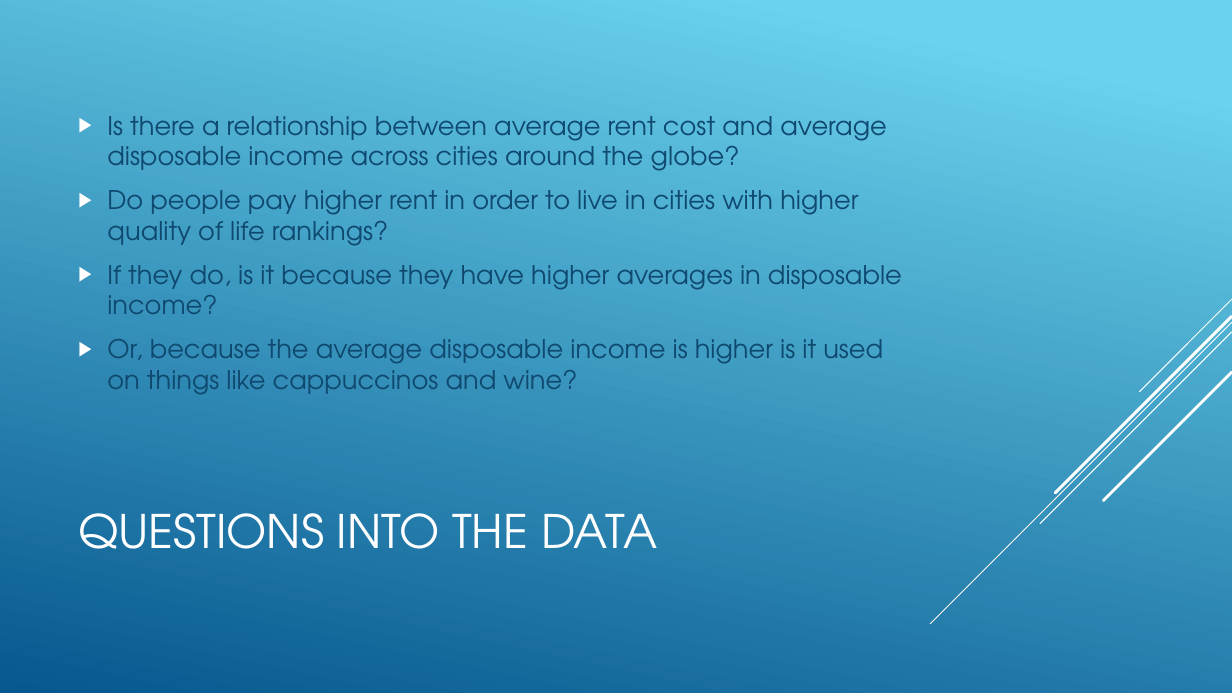
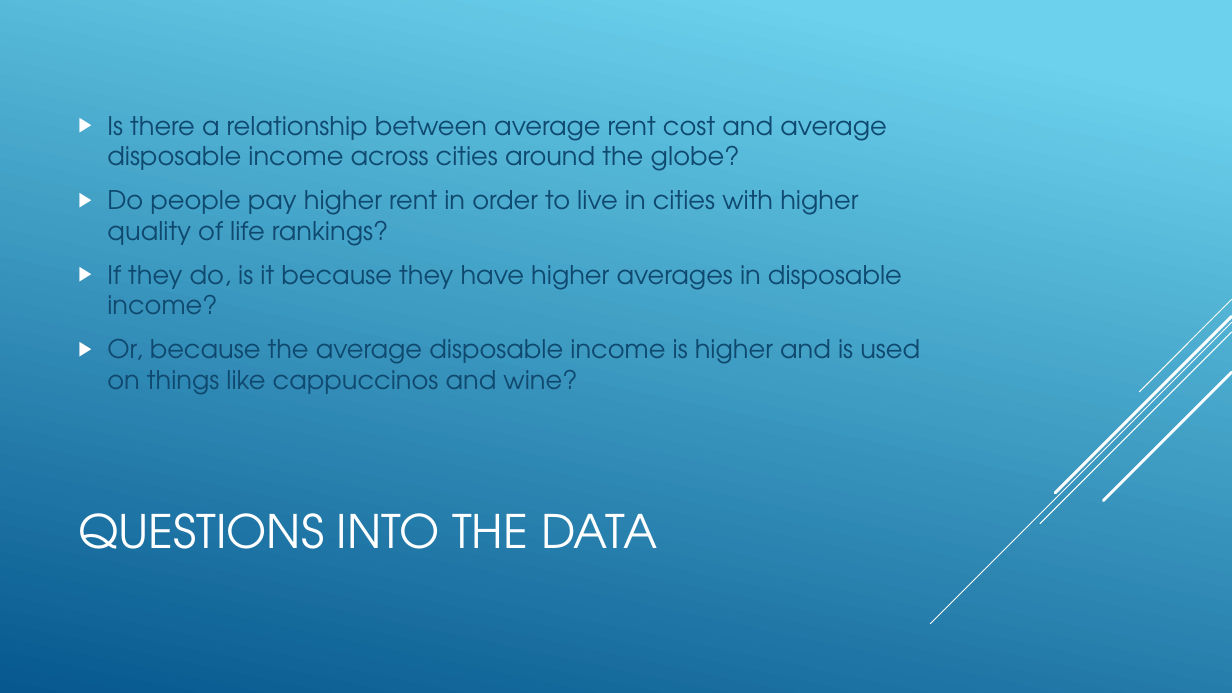
Before and after one commit to JakeGeiser/Project_ETL, a slide deck: slide 10 of ETL_Project.pptx. Drawn at 1232x693 pixels with LibreOffice and Linux fonts; fonts in the diff are those of the drawing. Boxes give left, top, right and bottom in pixels: in the first picture for what was removed or moved away, otherwise in the second. Text is boxed around its words. In the diff, an @@ line names an element or a change of style, - is before the commit and + after.

Commit message:
Uploaded an updated version

```diff
--- a/ETL_Project.pptx
+++ b/ETL_Project.pptx
@@ text at <box>107,339,920,394</box>: text changed @@
-▶ Or, because the average disposable income is higher is it used on things like cappuccinos and wine?
+▶ Or, because the average disposable income is higher and is used on things like cappuccinos and wine?
```
Also in this commit, not shown: 1 other slide changed.
